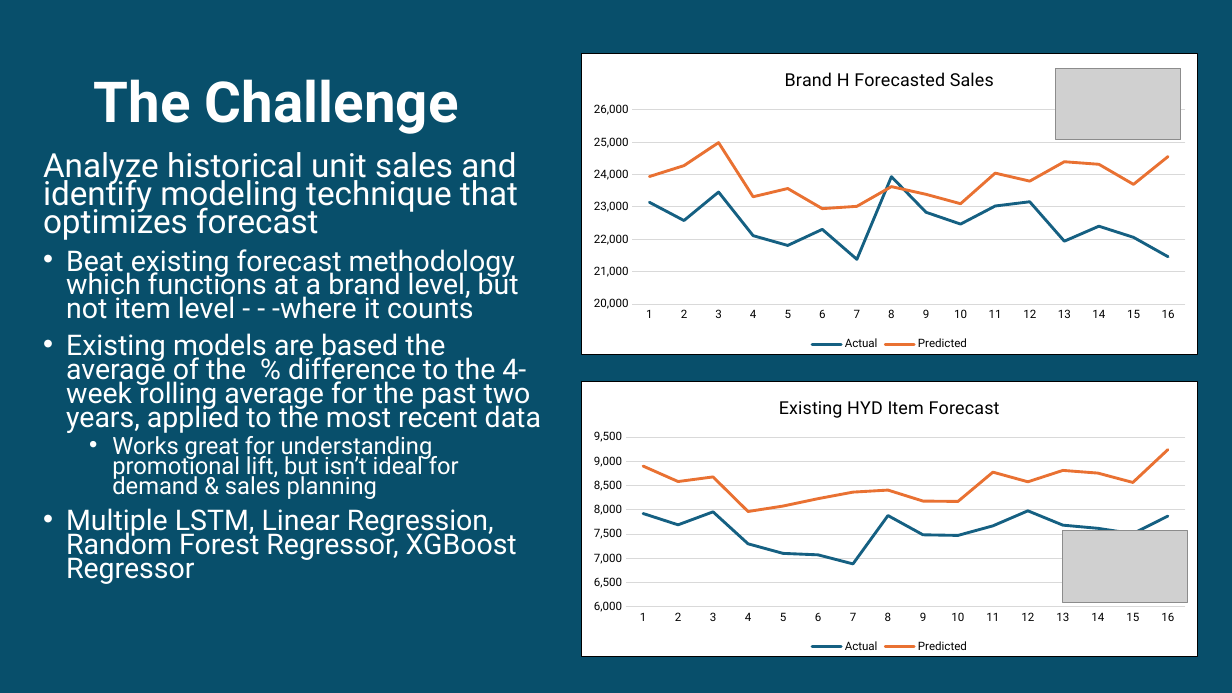
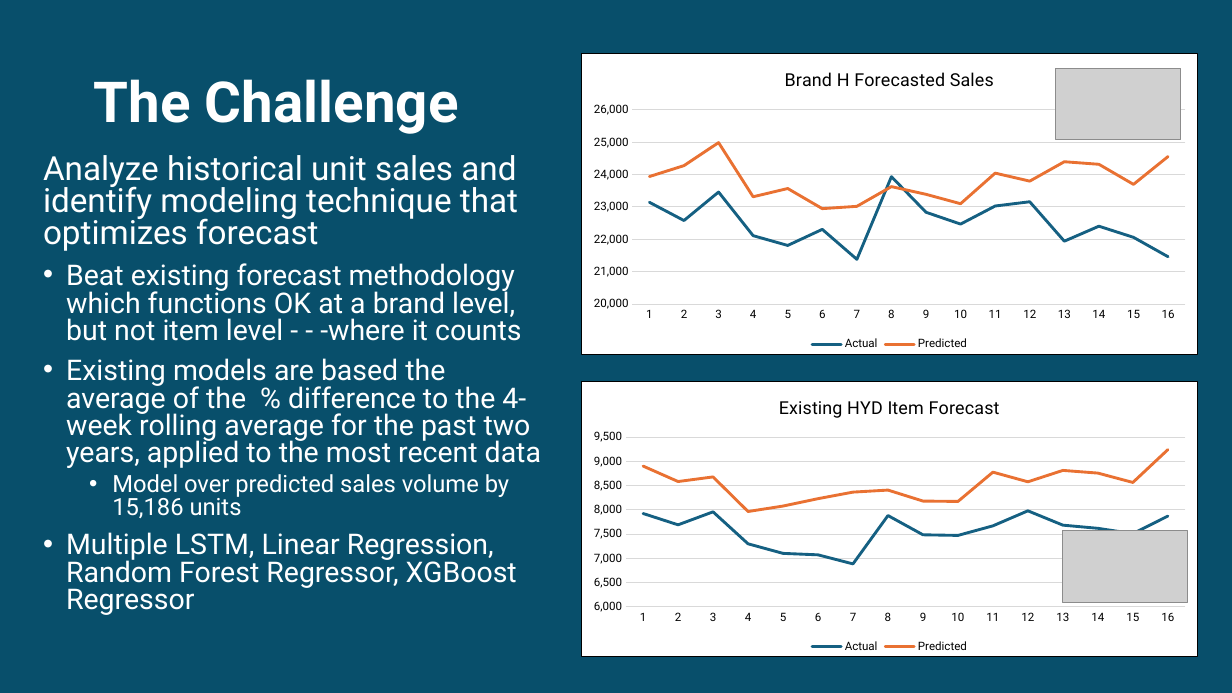
Before and after one commit to jstipe1/AI_Project_3, a slide deck: slide 2 of Forecasting_presentation.pptx. Drawn at 1232x693 pixels with LibreOffice and Linux fonts; fonts in the diff are those of the drawing; grey boxes stand for pictures. Boxes give left, top, right and bottom in pixels: in the first picture for what was removed or moved away, otherwise in the second. Text is boxed around its words. In the diff, an @@ line names an element or a change of style, - is before the commit and + after.

Commit message:
final presentation updates

```diff
--- a/Forecasting_presentation.pptx
+++ b/Forecasting_presentation.pptx
@@ text at (x1=43, y1=155, x2=541, y2=615): line spacing 0.7 to 0.8 @@
@@ text at (x1=66, y1=263, x2=522, y2=341): text changed @@
-• Beat existing forecast methodology which functions at a brand level, but not item level - - -where it counts
+• Beat existing forecast methodology which functions OK at a brand level, but not item level - - -where it counts
@@ text at (x1=112, y1=474, x2=509, y2=518): text changed @@
-  • Works great for understanding promotional lift, but isn’t ideal for demand & sales planning
+  • Model over predicted sales volume by 15,186 units
```
Also in this commit, not shown: 5 other slides changed.
